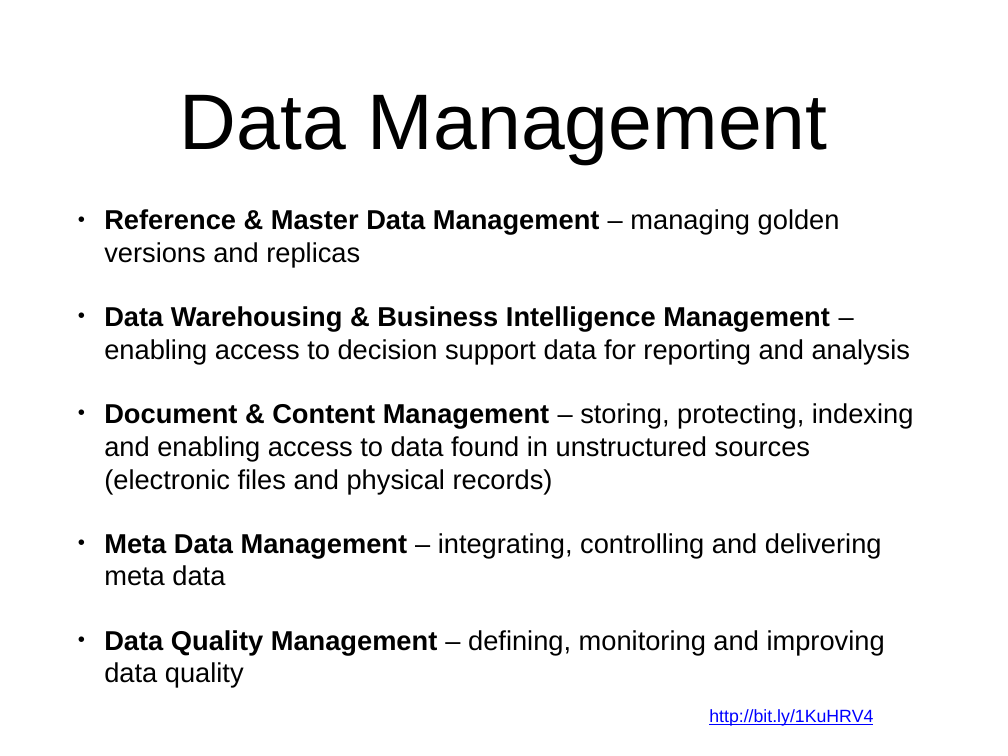
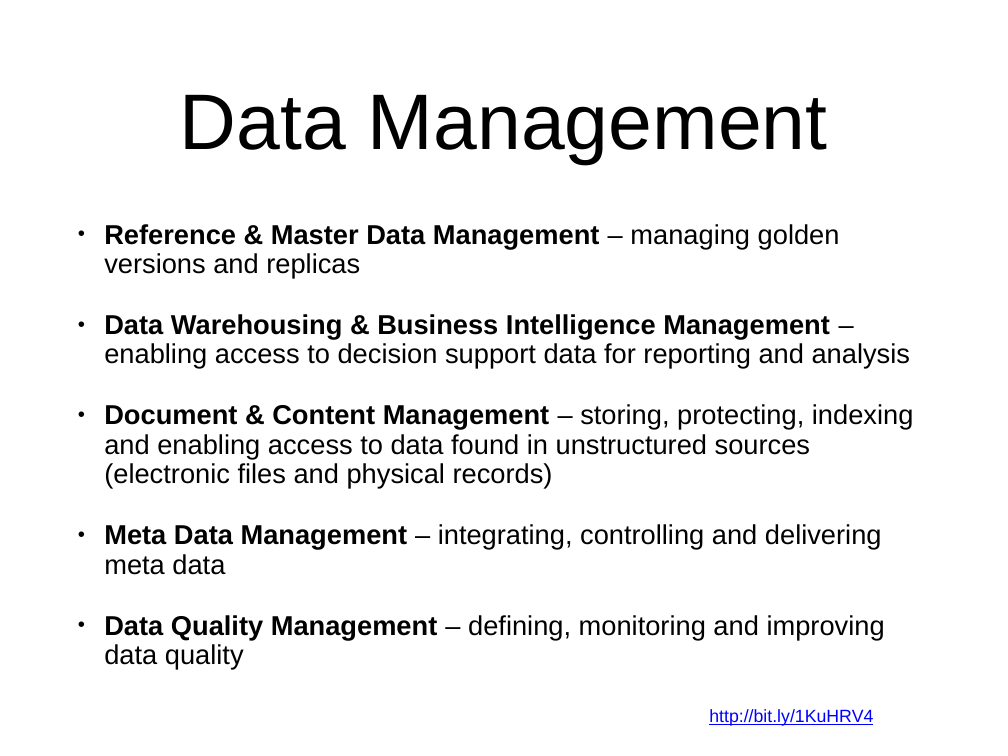
Before and after one commit to colinbellCA/presentation-ontario-connections-101, a slide deck: slide 20 of SK2016-HE_Data_Management.pptx. Drawn at 1008x756 pixels with LibreOffice and Linux fonts; fonts in the diff are those of the drawing. Boxes give left, top, right and bottom in pixels: in the first picture for what was removed or moved away, otherwise in the second. Text is boxed around its words. In the diff, an @@ line names an element or a change of style, - is before the commit and + after.

```diff
--- a/SK2016-HE_Data_Management.pptx
+++ b/SK2016-HE_Data_Management.pptx
@@ text "Reference & Master Data Management ..." at (104, 224, 914, 669): line spacing 1 to 0.9 @@
```
Also in this commit, not shown: 9 other slides changed, 3 other files.
